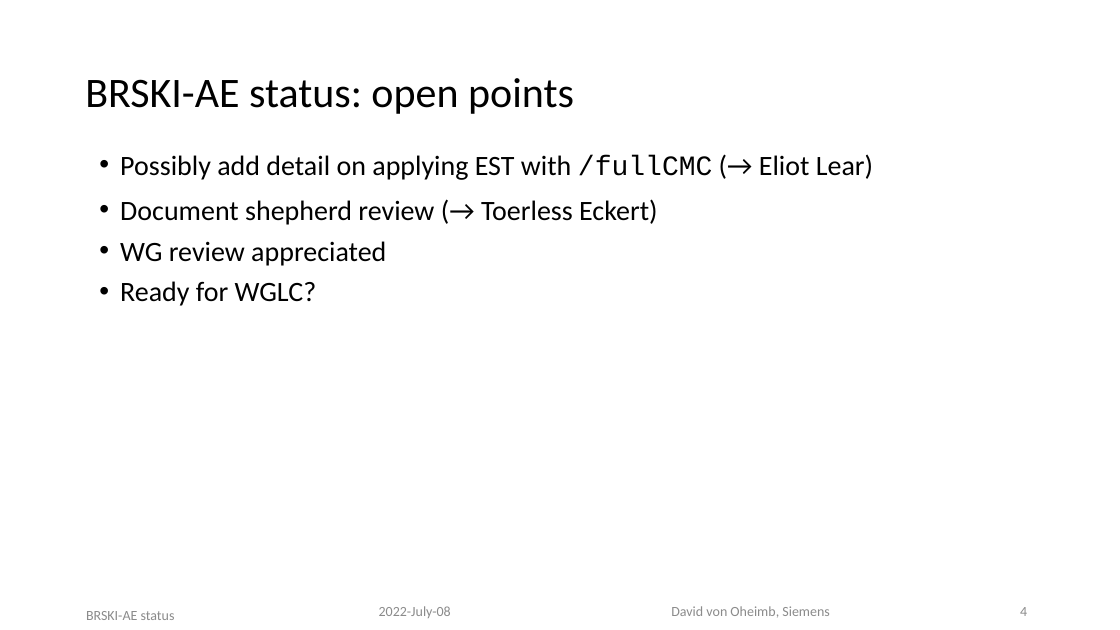
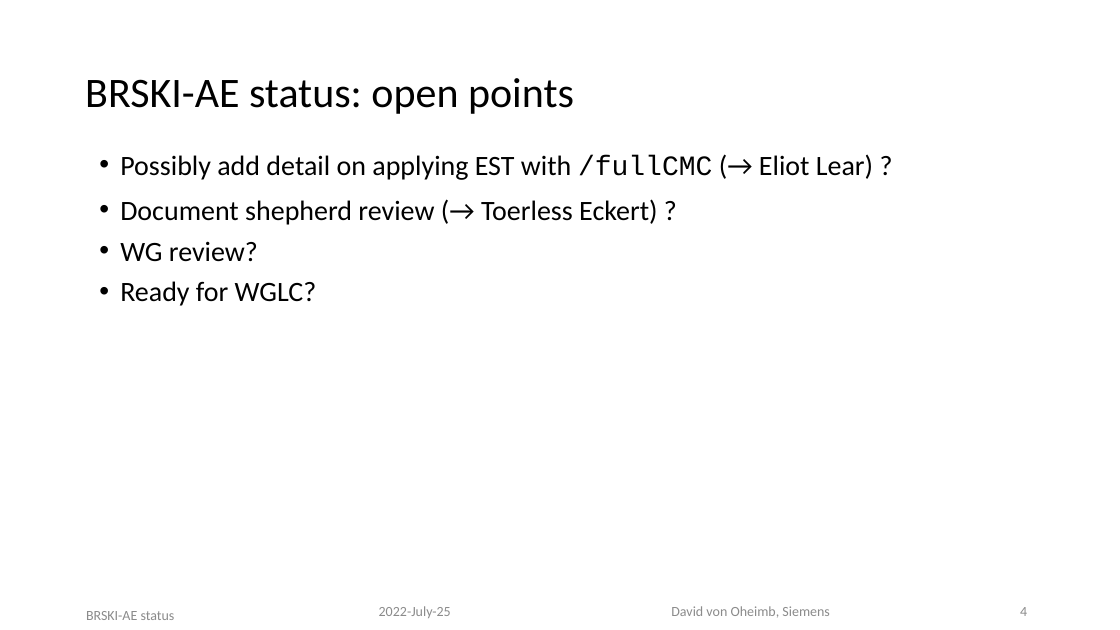
Before and after one commit to anima-wg/anima-brski-ae, a slide deck: slide 4 of presentations/slides-114-BRSKI-AE.pptx. Drawn at 1120x630 pixels with LibreOffice and Linux fonts; fonts in the diff are those of the drawing. Boxes give left, top, right and bottom in pixels: in the first picture for what was removed or moved away, otherwise in the second. Text is boxed around its words. In the diff, an @@ line names an element or a change of style, - is before the commit and + after.

```diff
--- a/presentations/slides-114-BRSKI-AE.pptx
+++ b/presentations/slides-114-BRSKI-AE.pptx
@@ text at (x1=120, y1=154, x2=873, y2=262): text changed @@
-• Possibly add detail on applying EST with /fullCMC (→ Eliot Lear)
-• Document shepherd review (→ Toerless Eckert)
-• WG review appreciated
+• Possibly add detail on applying EST with /fullCMC (→ Eliot Lear) ?
+• Document shepherd review (→ Toerless Eckert) ?
+• WG review?
@@ text at (x1=379, y1=606, x2=451, y2=618): text changed @@
-2022-July-08
+2022-July-25
```
Also in this commit, not shown: 3 other slides changed.
